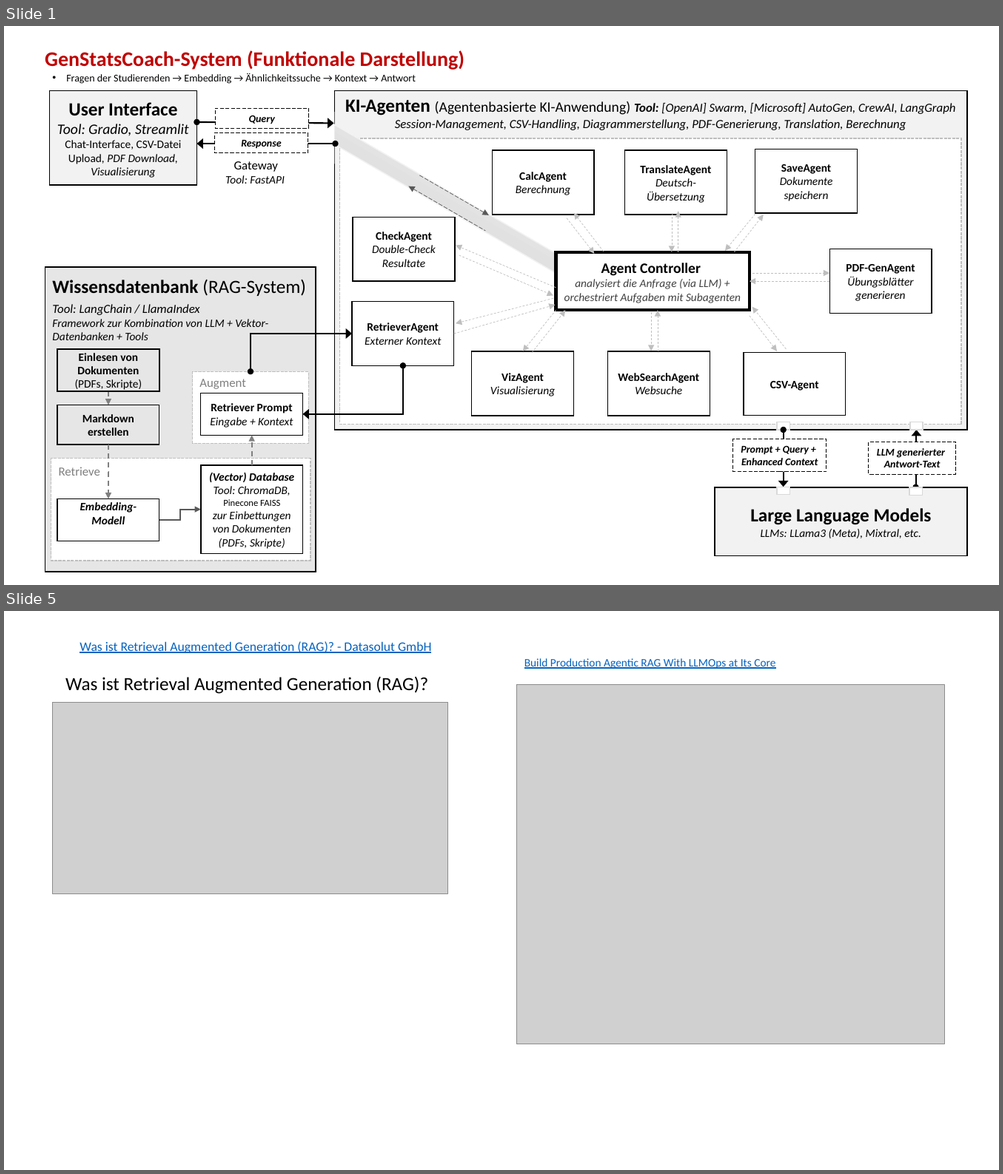
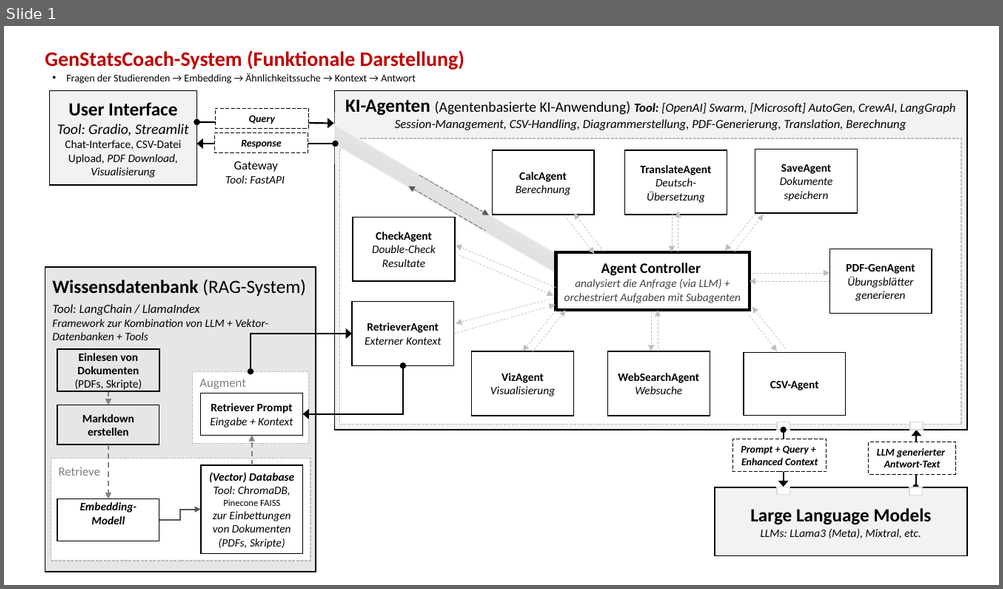
Before and after one commit to paedeweber/test, a slide deck: test.pptx. Shown one above the other, each under a label of ours: slides 1 and 5 before the commit, slide 1 after it; the slides between them are not shown. The pictures are 1003x1174 and 1003x589 pixels, drawn with LibreOffice and Linux fonts; fonts in the diff are those of the drawing; grey boxes stand for pictures. Boxes give left, top, right and bottom in pixels: in the first picture for what was removed or moved away, otherwise in the second. Text is boxed around its words. In the diff, an @@ line names an element or a change of style, - is before the commit and + after.

```diff
--- a/test.pptx
+++ b/test.pptx
@@ slide 5 removed at [4, 611, 999, 1170], background #FFFFFF @@
@@ title removed at [79, 641, 431, 653] @@
-Was ist Retrieval Augmented Generation (RAG)? - Datasolut GmbH
@@ text removed at [65, 676, 428, 694] @@
-Was ist Retrieval Augmented Generation (RAG)?
@@ text removed at [524, 658, 775, 669] @@
-Build Production Agentic RAG With LLMOps at Its Core
@@ picture removed at [517, 685, 945, 1045] @@
@@ picture removed at [53, 703, 448, 894] @@
```
Also in this commit, not shown: 6 other slides removed.
